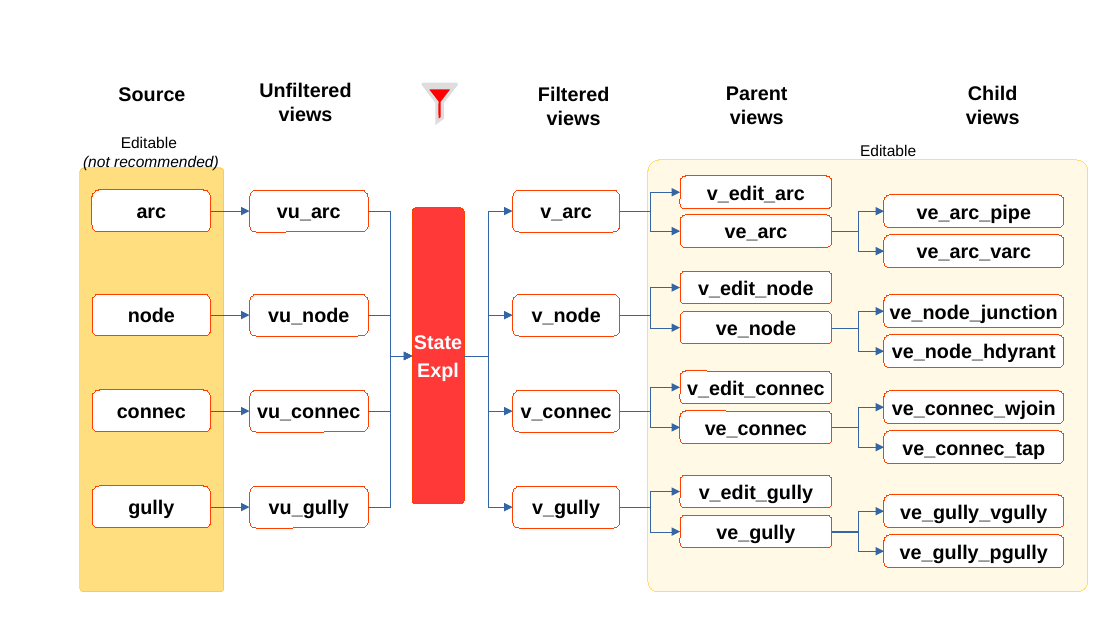
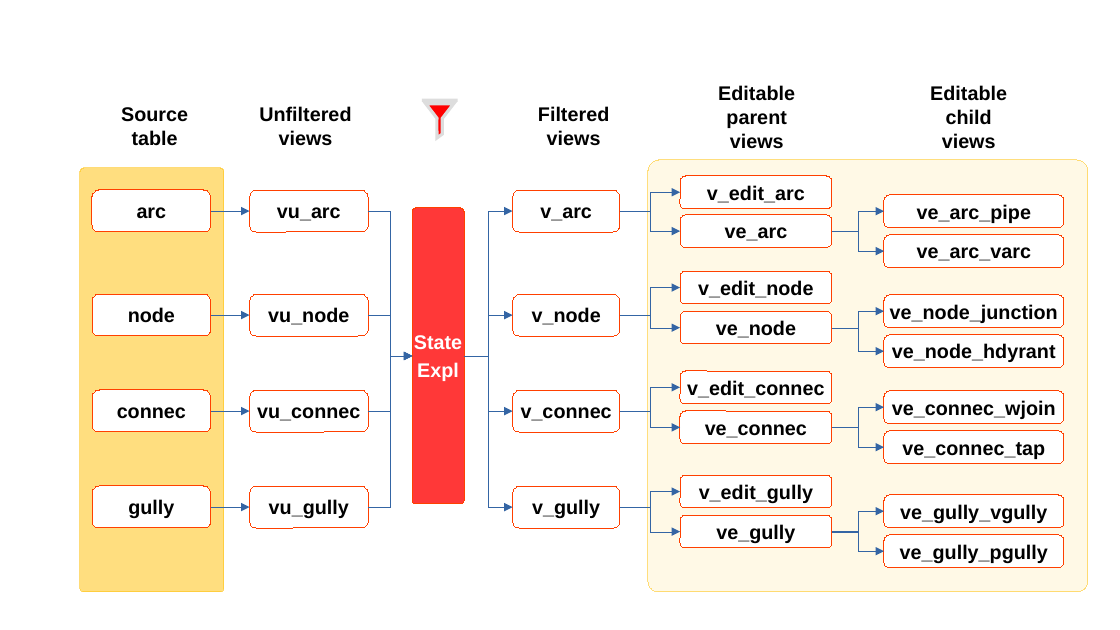
Before and after one commit to Giswater/docs, a slide deck: slide 1 of source/views_strategy.odp. Drawn at 1120x630 pixels with LibreOffice and Linux fonts; fonts in the diff are those of the drawing. Boxes give left, top, right and bottom in pixels: in the first picture for what was removed or moved away, otherwise in the second. Text is boxed around its words. In the diff, an @@ line names an element or a change of style, - is before the commit and + after.

Commit message:
Update views strategy image

```diff
--- a/source/views_strategy.odp
+++ b/source/views_strategy.odp
@@ text at box(726, 86, 788, 101): text changed @@
-Parent
+Editableparent
@@ text at box(930, 85, 1007, 149): text changed @@
-Child views
+Editable child views
@@ text "Source": place and size @@
-text "Source" at box(118, 87, 185, 102)
+text "Source" at box(121, 107, 188, 146)
@@ text at box(121, 107, 188, 122): alignment left to centre @@
@@ text "Unfiltered views": place and size @@
-text "Unfiltered views" at box(259, 82, 351, 122)
+text "Unfiltered views" at box(259, 106, 351, 146)
@@ line moved from (424, 84) - (456, 84) to (424, 101) - (456, 101) @@
@@ freeform shape: place and size @@
-freeform shape at box(426, 87, 453, 122)
+freeform shape at box(426, 104, 453, 138)
@@ text "Filtered views": place and size @@
-text "Filtered views" at box(538, 86, 609, 126)
+text "Filtered views" at box(538, 106, 609, 146)
@@ text removed at box(83, 136, 219, 170) @@
-Editable
-(not recommended)
@@ text at box(132, 130, 178, 146): paragraph added @@
+table
@@ text removed at box(860, 144, 916, 156) @@
-Editable
```
Also in this commit, not shown: 1 other file.
